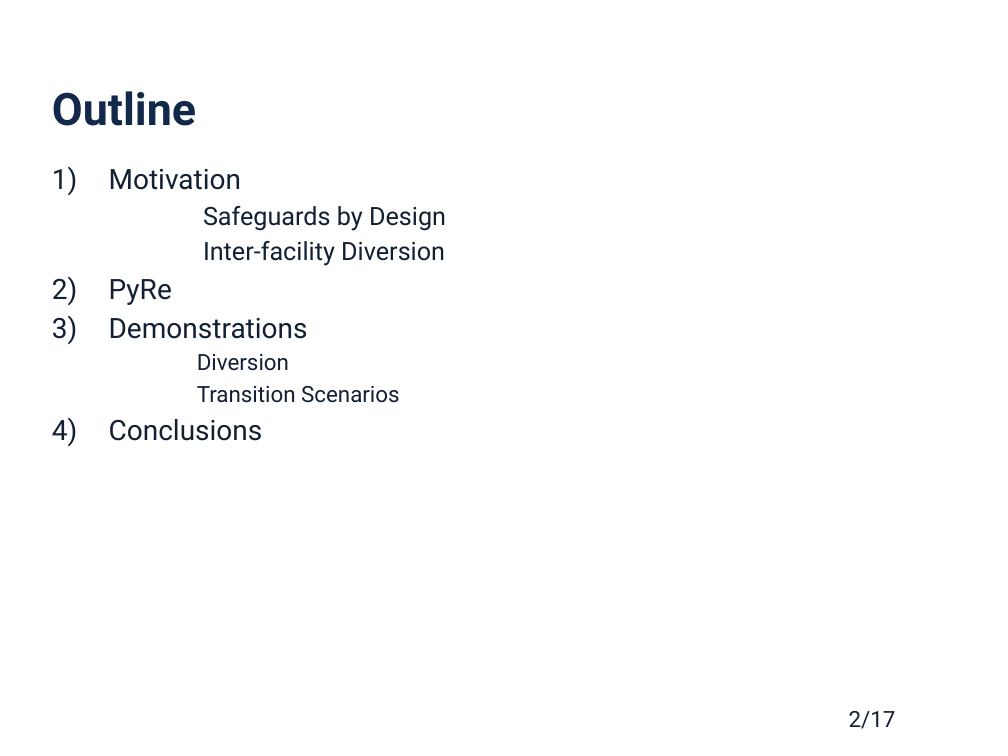
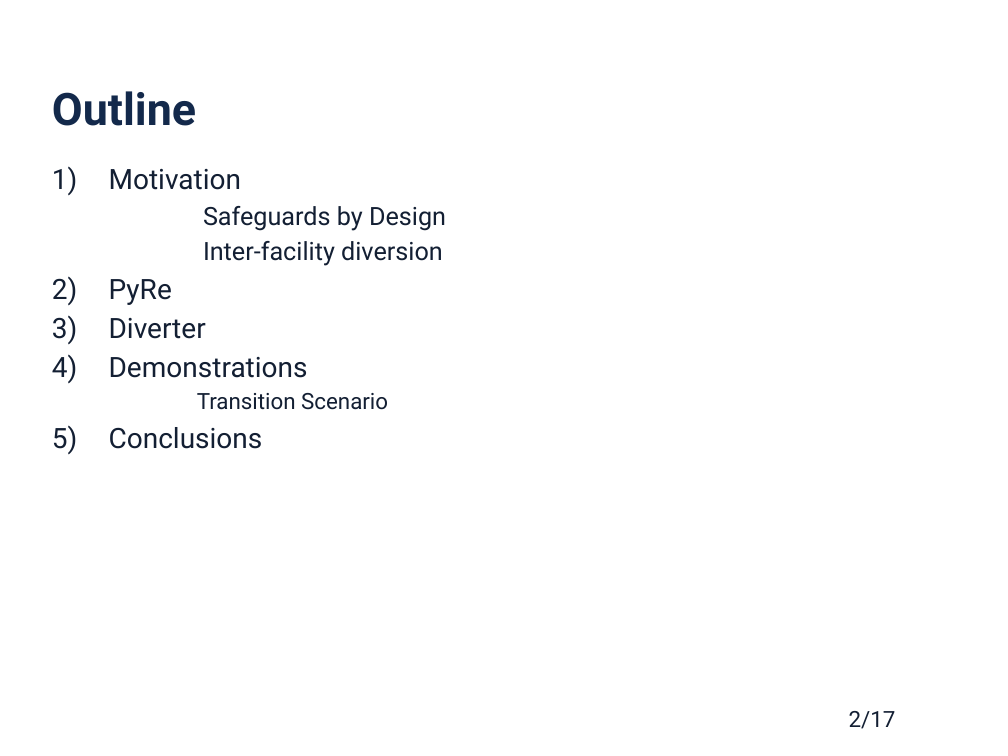
Before and after one commit to gtw2/2019-westphal-twofcs, a slide deck: slide 2 of 2019-westphal-twofcs-pres.pptx. Drawn at 1008x756 pixels with LibreOffice and Linux fonts; fonts in the diff are those of the drawing; background and template pictures are left out. Boxes give left, top, right and bottom in pixels: in the first picture for what was removed or moved away, otherwise in the second. Text is boxed around its words. In the diff, an @@ line names an element or a change of style, - is before the commit and + after.

```diff
--- a/2019-westphal-twofcs-pres.pptx
+++ b/2019-westphal-twofcs-pres.pptx
@@ text at (203,241,443,266): text changed @@
-  Inter-facility Diversion
+  Inter-facility diversion
@@ text at (109,318,206,339): paragraph added @@
+3) Diverter
@@ text at (197,393,388,410): text changed @@
-  Diversion
-  Transition Scenarios
+  Transition Scenario
```
Also in this commit, not shown: 9 other slides changed, 2 slides added, 1 slide removed, 1 other file.
